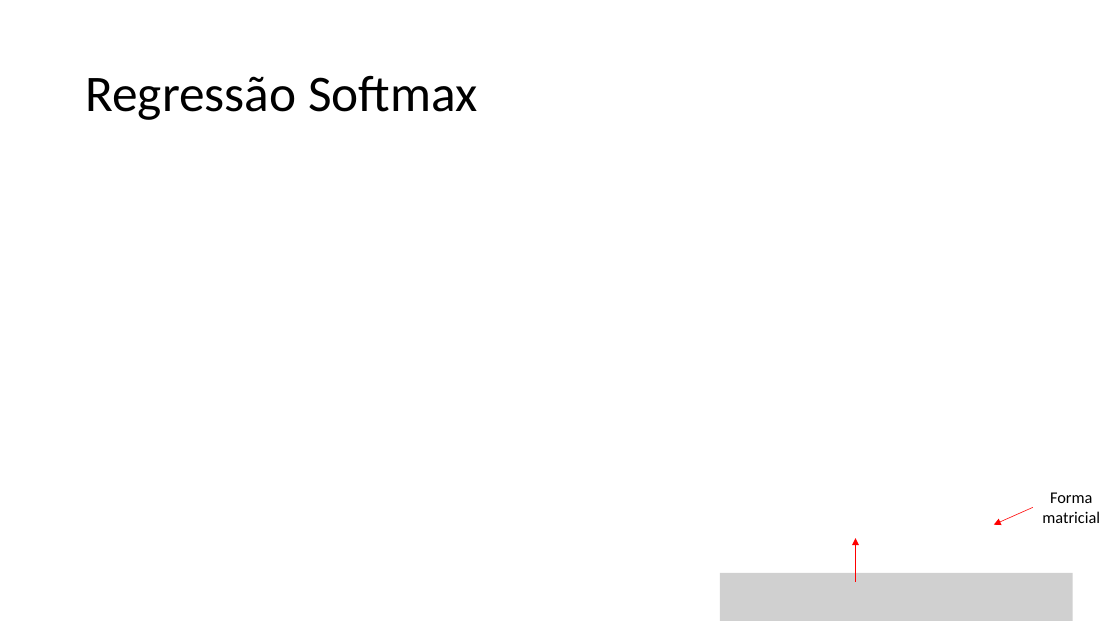
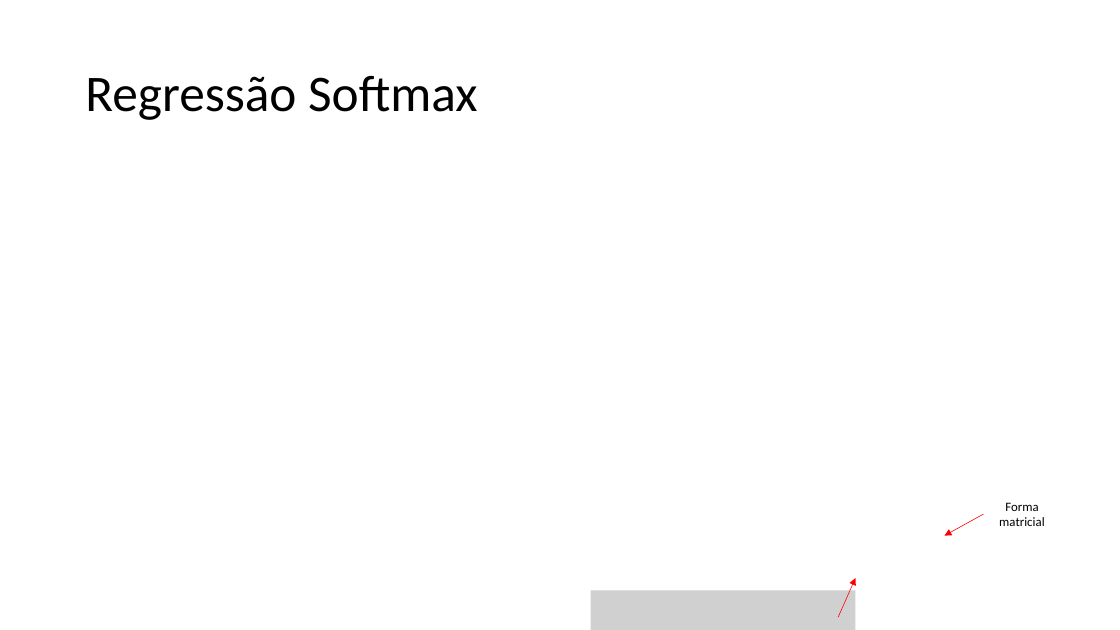
Before and after one commit to zz4fap/t320_aprendizado_de_maquina, a slide deck: slide 12 of slides/T320_Classificação (Parte IV).pptx. Drawn at 1120x630 pixels with LibreOffice and Linux fonts; fonts in the diff are those of the drawing; grey boxes stand for pictures. Boxes give left, top, right and bottom in pixels: in the first picture for what was removed or moved away, otherwise in the second. Text is boxed around its words. In the diff, an @@ line names an element or a change of style, - is before the commit and + after.

```diff
--- a/slides/T320_Classificação (Parte IV).pptx
+++ b/slides/T320_Classificação (Parte IV).pptx
@@ text "Forma matricial": place and size @@
-text "Forma matricial" at [1042, 492, 1100, 523]
+text "Forma matricial" at [999, 502, 1045, 526]
@@ text "Forma matricial" at [999, 502, 1045, 526]: size 14 to 11 pt @@
@@ arrow moved from (1033, 507) - (994, 525) to (984, 514) - (944, 536) @@
@@ picture added at [591, 591, 855, 630] @@
@@ picture removed at [720, 573, 1073, 621] @@
@@ arrow moved from (855, 581) - (855, 539) to (839, 618) - (855, 578) @@
```
Also in this commit, not shown: 1 other slide changed, 1 slide added, 1 slide removed, 4 other files.
